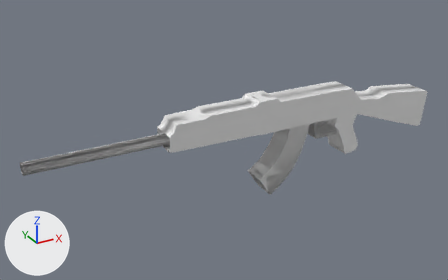
The FBX model Assets/Models/AssaultRifle.fbx, before and after one commit.
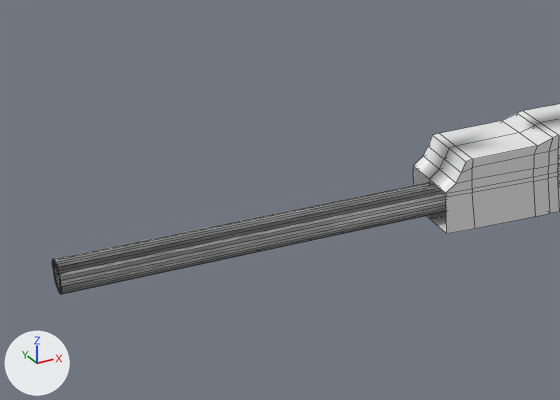
The first picture shows the older version from a 50 mm lens placed at (-10.6, -15.45, 8.07), pointed at (-1.82, 0.51, 0.09). The close-ups show both versions on the part from 0% to 48% of the width and 23% to 77% of the height of that picture. Every picture has the same lights, and +X, +Y and +Z are marked at lower left. The close-ups show mesh edges as thin lines. Where no turn or scale is listed for an object, it has been applied to the vertices. Vertices at the same position are counted once.

Names of what the first close-up shows: 'AR'.
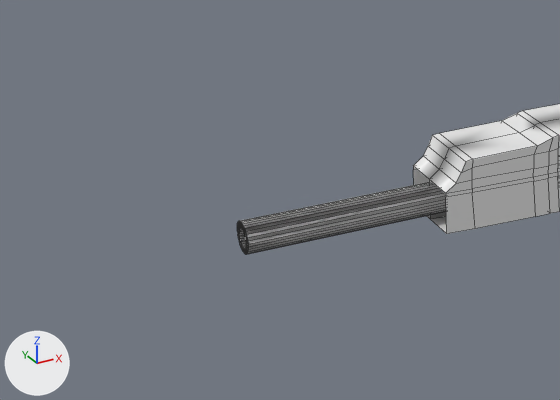
Where the change shows, as pixel boxes (x1, y1, x2, y2) in the close-ups (560 x 400 px; the box of a moved part takes in the faces that stretch with it):
```json
{"object": "AR", "change": "reshaped", "before": [52, 104, 560, 294], "after": [237, 104, 560, 254]}
{"part": 1, "of": "me_cube_001", "change": "moved or reshaped", "before": [52, 182, 446, 294], "after": [237, 182, 446, 254]}
```

The change, as JSON lines over the scene's bpy script:
```json
{"block": "me_cube_001", "where": "me_cube_001.from_pydata(...)  # 853 vertices, 811 faces; spans x -8.18..5.99, y -0.44..0.44, z -1.8..1.56"}
{"block": "me_cube_001", "where": "# used by ob_ar; location = (0.0, 0.0, 0.0)"}
{"block": "me_cube_001", "change": "me_cube_001 part 1: all 124 vertices in x -8.18, y -0.18..0.18, z 0.61..0.97 are moved by (1.92, 0.0, 0.0)"}
```
